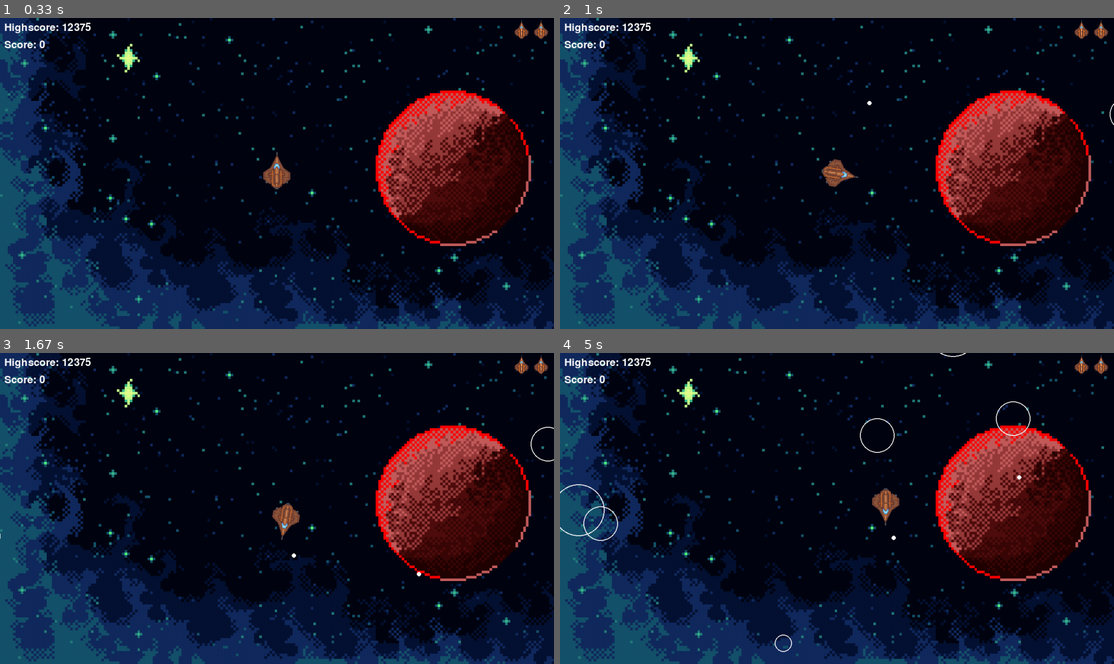
Above: before the commit, frames 1-4 (two rows, left to right).
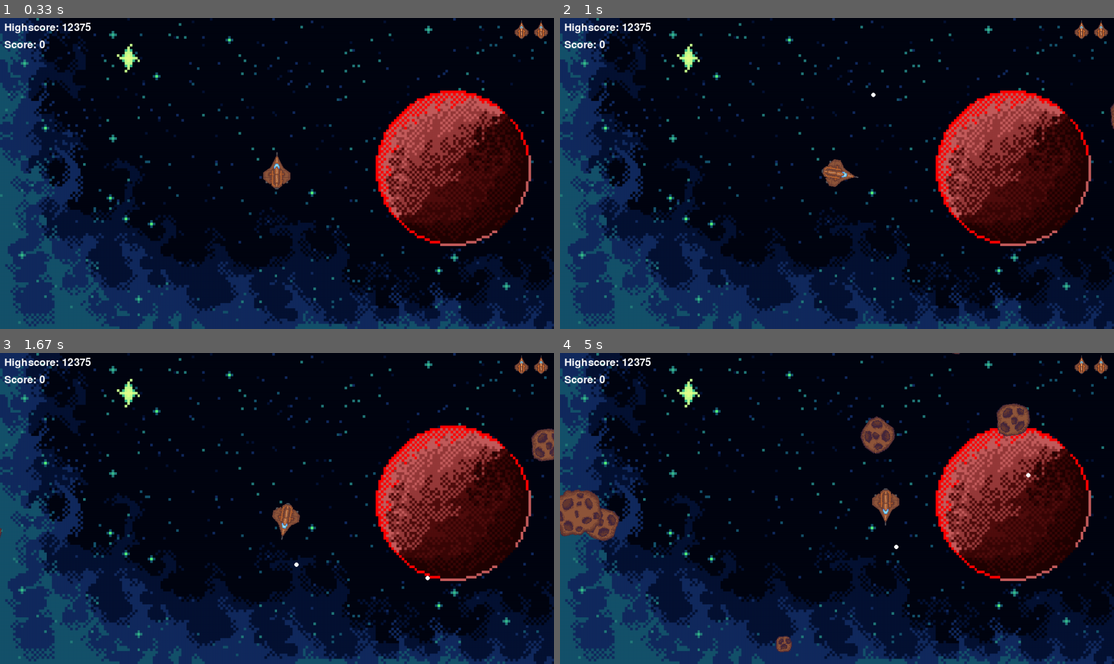
Above: after the commit, the same moments.

Repository: vinetailgames/pygames_asteroids
Game: pygame game, started from main.py
Two runs of this game, one before a commit and one after it. Both use one fixed random seed, a clock stepped at 60 frames per second and the inputs below.
Inputs:
- Up to frame 1 (0.33 s): no input
- Up to frame 2 (1 s): tap Space at 0.33, 0.73 s; hold Right from 0.67 s (still down)
- Up to frame 3 (1.67 s): tap Space at 1.03, 1.23, 1.57 s; release Right at 1.13 s; hold Up 1.17-1.47 s; hold Right from 1.5 s (still down)
- Up to frame 4 (5 s): tap Space at 1.87, 2.07, 2.37, 2.63, 2.93, 3.07, 3.47, 3.77, 4.13, 4.43, 4.63, 4.93 s; release Right at 1.97 s; hold Left 2-2.53 s; hold Left 2.57-2.97 s; hold Up 3-3.37 s; hold Right 3.4-4.03 s; hold Left 4.07-4.53 s; hold Right from 4.57 s (still down)

Frame 1 is identical in both runs. In frame 2, less than 0.1% of the frame differs, in the area x 55-100%, y 23-36%; in frame 3, 0.5%; in frame 4, 2.7%, in the area x 0-85%, y 0-97%.

Commit message:
feat: Replaced asteroid textures with new textures

Diff:
--- a/asteroid.py
+++ b/asteroid.py
@@ -6,13 +6,38 @@
 import random
 
 class Asteroid(CircleShape):
-    containers: tuple[pygame.sprite.Group, ...]
+    textures_loaded = False
+    large_texture = None
+    medium_texture = None
+    small_texture = None
 
     def __init__(self, x: float, y: float, radius: float) -> None:
         super().__init__(x, y, radius)
 
+        if not Asteroid.textures_loaded:
+            Asteroid.large_texture = pygame.image.load("textures/large_asteroid.png").convert_alpha()
+            Asteroid.medium_texture = pygame.image.load("textures/medium_asteroid.png").convert_alpha()
+            Asteroid.small_texture = pygame.image.load("textures/small_asteroid.png").convert_alpha()
+            Asteroid.textures_loaded = True
+
+        base_texture = self._select_base_texture()
+        diameter = int(self.radius * 2)
+        scaled_texture = pygame.transform.scale(base_texture, (diameter, diameter))
+
+        random_angle = random.uniform(0, 360)
+        self.image = pygame.transform.rotate(scaled_texture, random_angle)
+
+    def _select_base_texture(self):
+        if self.radius >= ASTEROID_MIN_RADIUS * 3:
+            return Asteroid.large_texture
+        elif self.radius >= ASTEROID_MIN_RADIUS * 2:
+            return Asteroid.medium_texture
+        else:
+            return Asteroid.small_texture
+
     def draw(self, screen: pygame.Surface) -> None:
-        pygame.draw.circle(screen, pygame.Color("white"), self.position, self.radius, LINE_WIDTH)
+        rect = self.image.get_rect(center=self.position)
+        screen.blit(self.image, rect)
 
     def update(self, dt: float) -> None:
         self.position += self.velocity * dt
--- a/constants.py
+++ b/constants.py
@@ -1,6 +1,6 @@
 SCREEN_WIDTH = 1280
 SCREEN_HEIGHT = 720
-PLAYER_RADIUS = 20
+PLAYER_RADIUS = 28
 LINE_WIDTH = 2
 PLAYER_TURN_SPEED = 300
 PLAYER_SPEED = 200
Binary file added: textures/Large_Asteroid.png
Binary file added: textures/Medium_Asteroid.png
Binary file added: textures/Small_Asteroid.png
